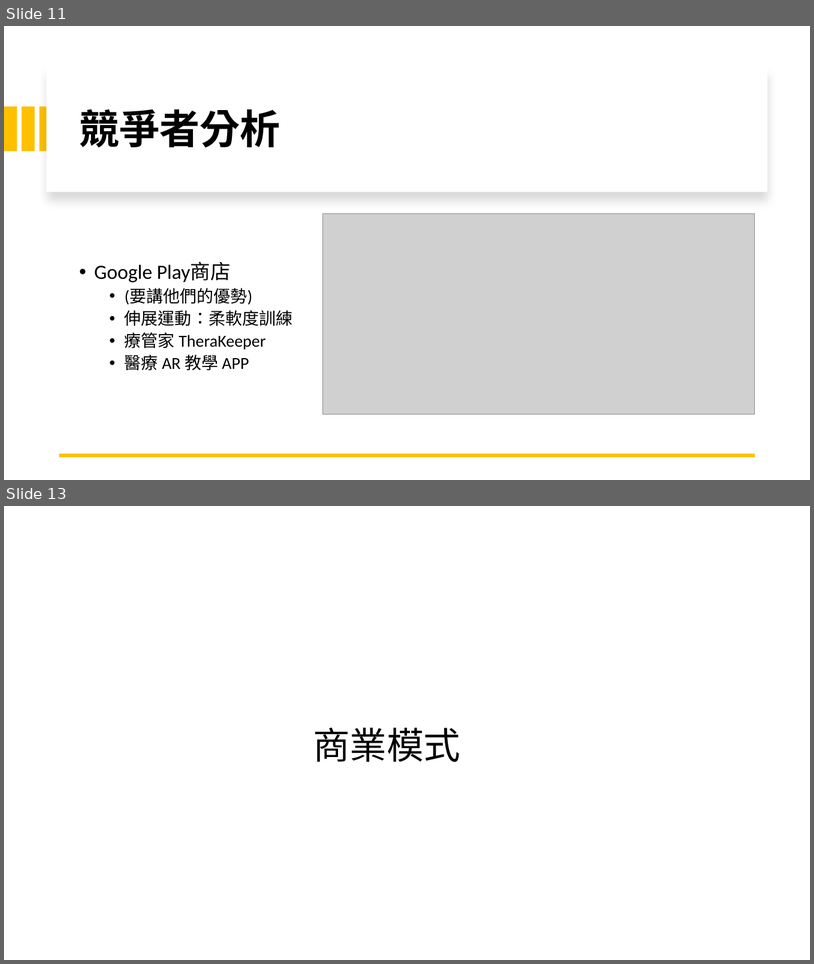
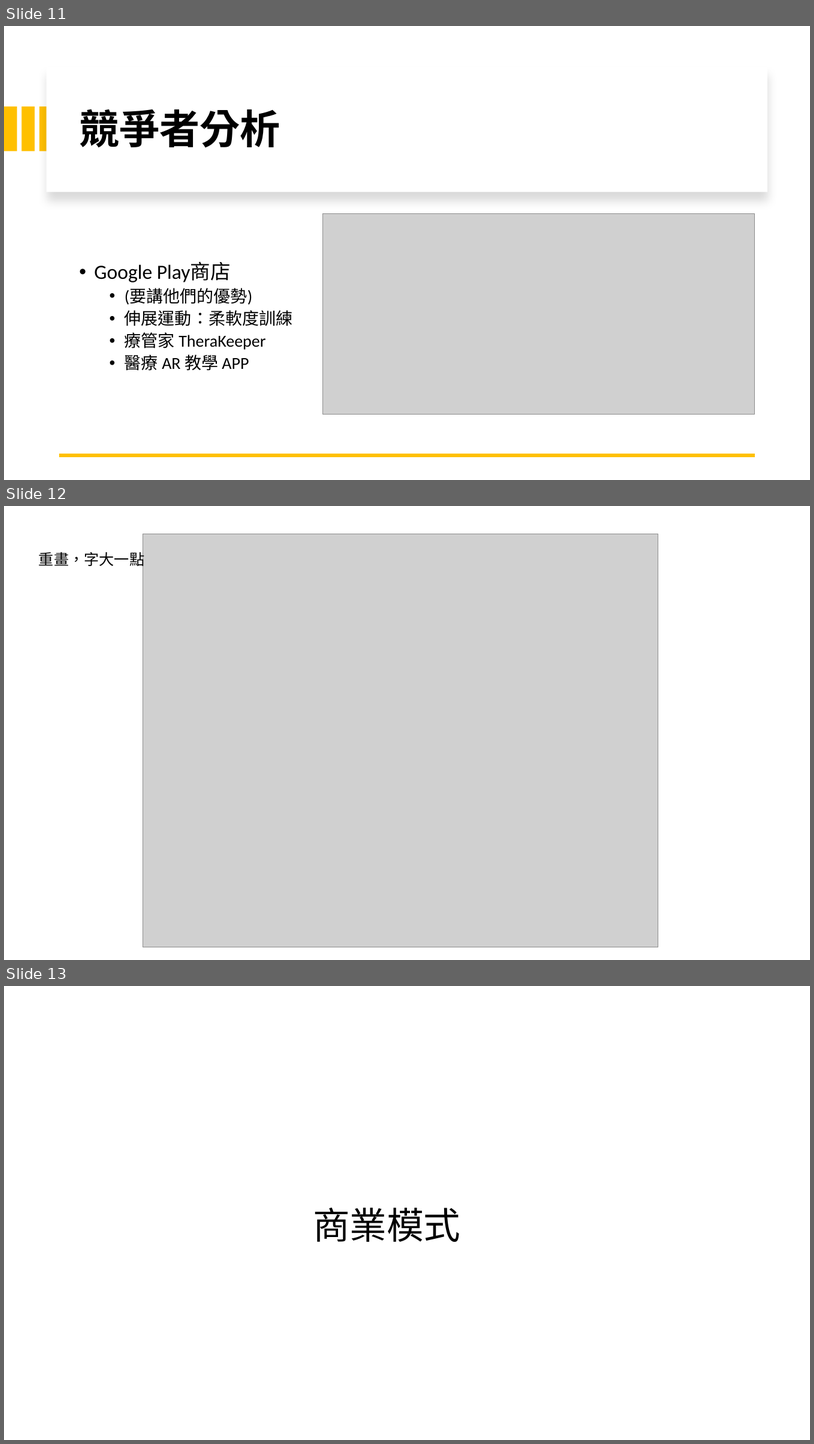
Before and after one commit to michaelchen1225/-, a slide deck: 整合/報告/產品報告.pptx. Shown one above the other, each under a label of ours: slides 11 and 13 before the commit, slides 11, 12 and 13 after it; the slides between them are not shown. The pictures are 814x964 and 814x1444 pixels, drawn with LibreOffice and Linux fonts; fonts in the diff are those of the drawing; grey boxes stand for pictures. Boxes give left, top, right and bottom in pixels: in the first picture for what was removed or moved away, otherwise in the second. Text is boxed around its words. In the diff, an @@ line names an element or a change of style, - is before the commit and + after.

```diff
--- a/整合/報告/產品報告.pptx
+++ b/整合/報告/產品報告.pptx
@@ slide 12 added at bbox=[4, 506, 810, 960], background #FFFFFF @@
@@ picture added at bbox=[143, 534, 659, 947] @@
@@ text added at bbox=[39, 549, 144, 568], 18 pt, text #000000 @@
+重畫，字大一點
```
Also in this commit, not shown: 6 slides changed, 1 slide removed, 1 other file.
